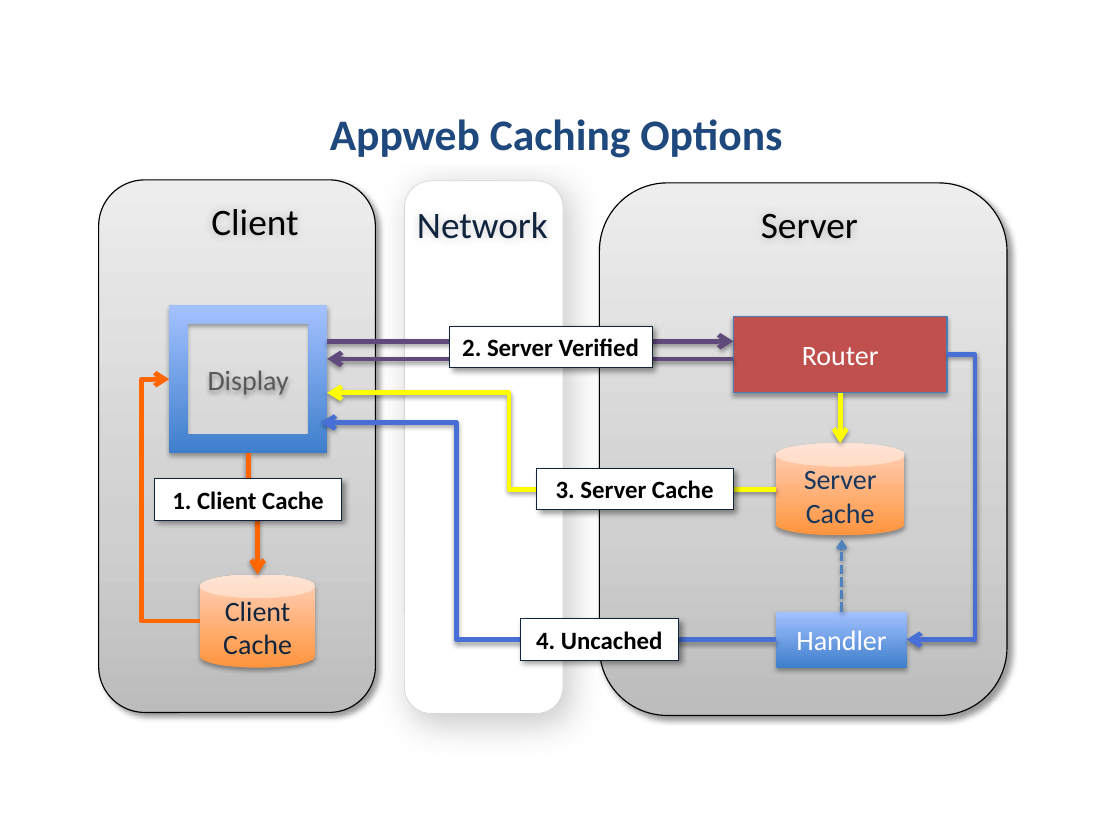
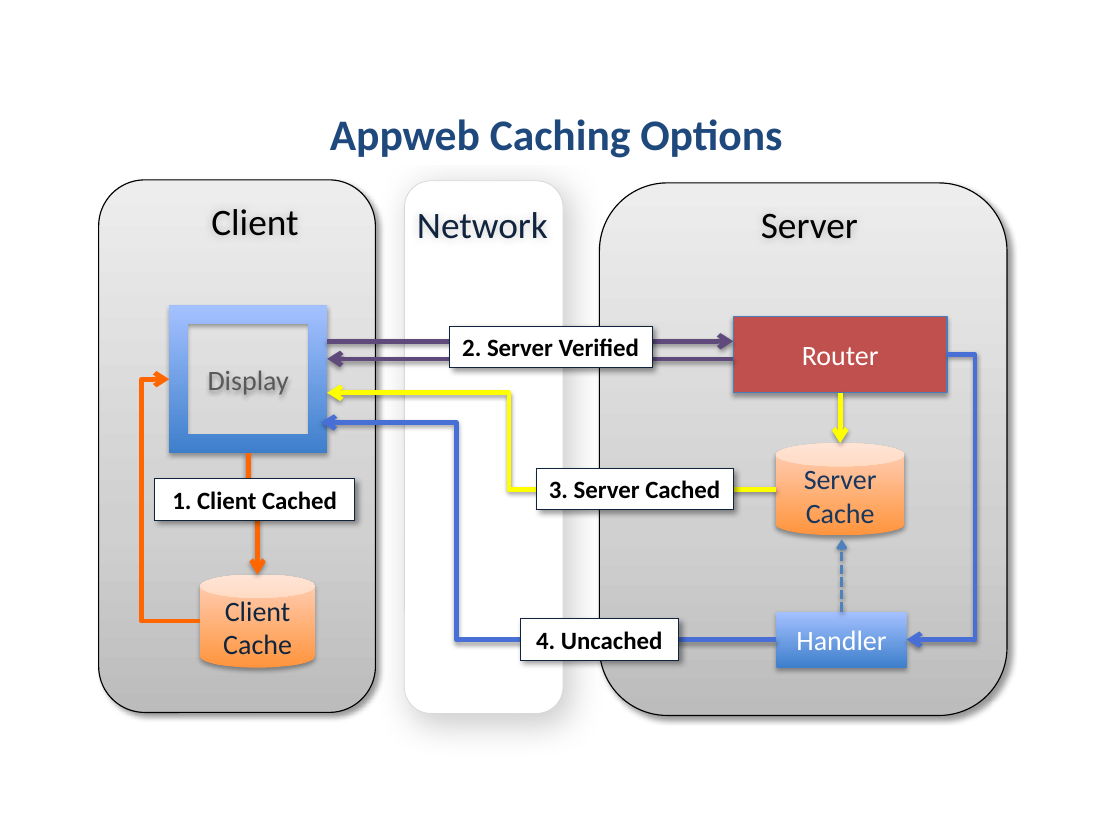
Before and after one commit to ni-webtech/appweb-4, a slide deck: slide 1 of doc/masters/caching/caching-steps.pptx. Drawn at 1120x840 pixels with LibreOffice and Linux fonts; fonts in the diff are those of the drawing. Boxes give left, top, right and bottom in pixels: in the first picture for what was removed or moved away, otherwise in the second. Text is boxed around its words. In the diff, an @@ line names an element or a change of style, - is before the commit and + after.

```diff
--- a/doc/masters/caching/caching-steps.pptx
+++ b/doc/masters/caching/caching-steps.pptx
@@ rectangle "1. Client Cached" resized from (x1=155, y1=479, x2=342, y2=521) to (x1=155, y1=479, x2=354, y2=521) @@
@@ text in rectangle at (x1=172, y1=491, x2=337, y2=510): text changed @@
-1. Client Cache
+1. Client Cached
@@ text in rectangle at (x1=549, y1=480, x2=720, y2=498): text changed @@
-3. Server Cache
+3. Server Cached
```
Also in this commit, not shown: 13 other files.
